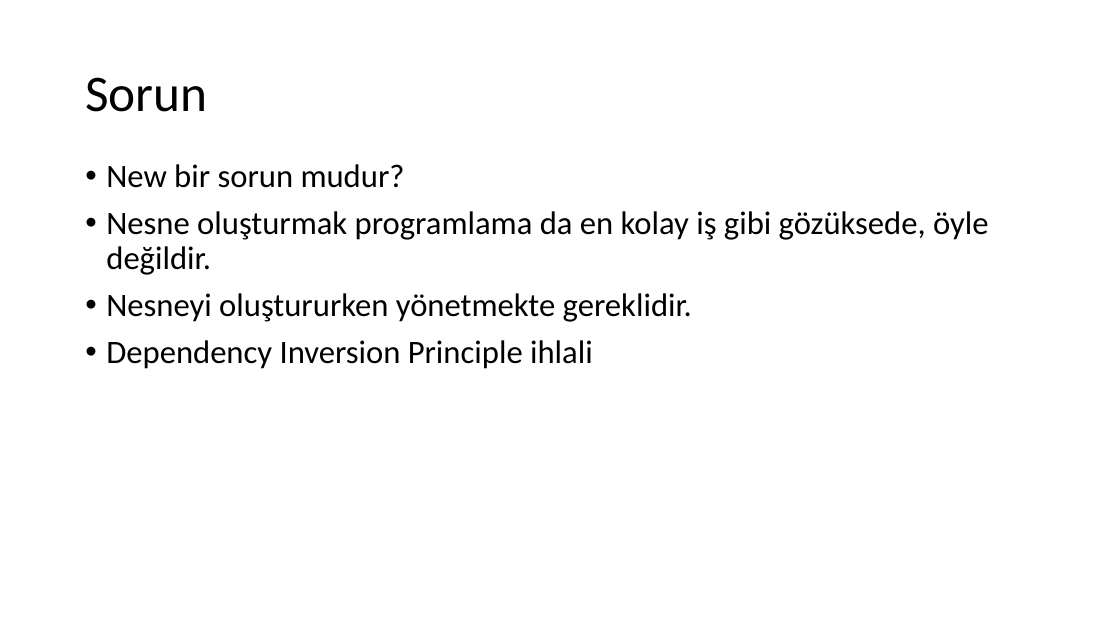
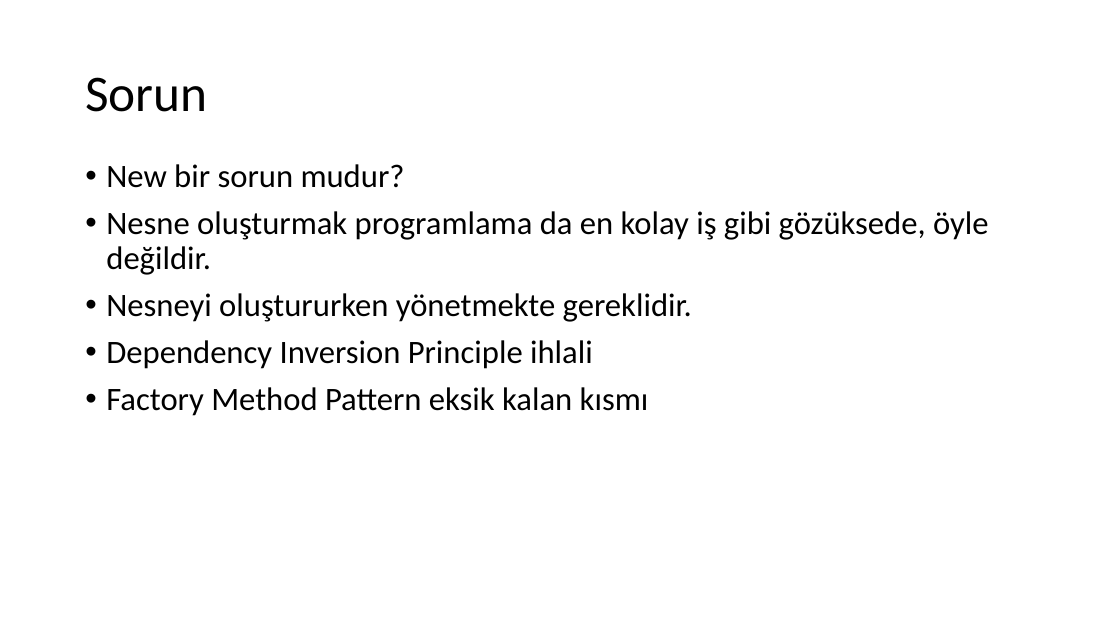
Before and after one commit to umiitkose/DesignPattern-Umiitkose, a slide deck: slide 18 of Tasarımdesenleri.pptx. Drawn at 1120x630 pixels with LibreOffice and Linux fonts; fonts in the diff are those of the drawing. Boxes give left, top, right and bottom in pixels: in the first picture for what was removed or moved away, otherwise in the second. Text is boxed around its words. In the diff, an @@ line names an element or a change of style, - is before the commit and + after.

```diff
--- a/Tasarımdesenleri.pptx
+++ b/Tasarımdesenleri.pptx
@@ text at (106,387,649,416): paragraph added @@
+• Factory Method Pattern eksik kalan kısmı
```
Also in this commit, not shown: 5 other slides changed, 28 slides added, 2 slides removed.
